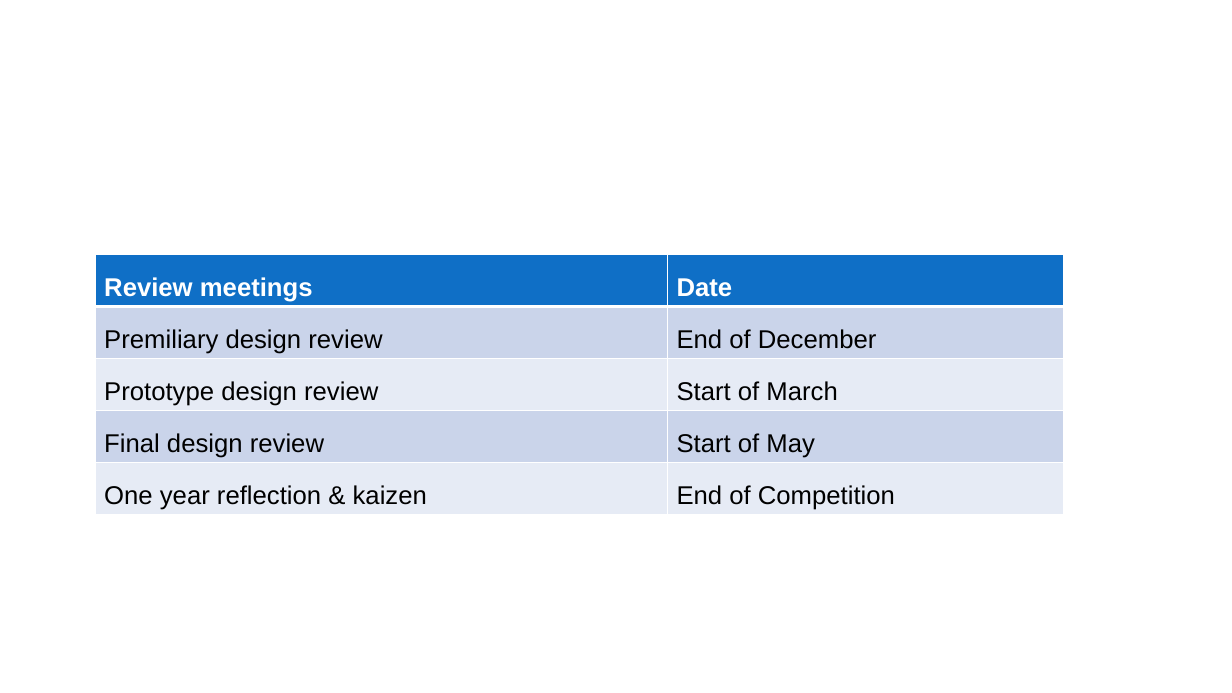
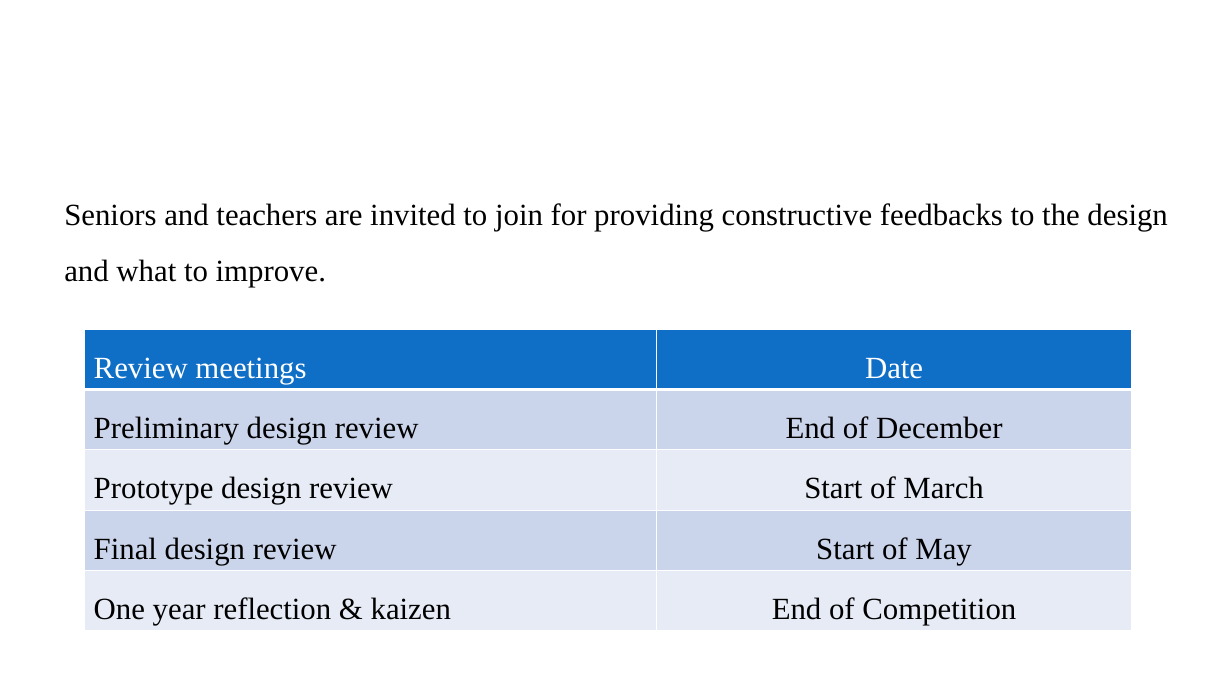
Before and after one commit to MorokotSakal/robotics-se, a slide deck: slide 16 of RoboticsTeam_SysEng_211227.pptx. Drawn at 1232x693 pixels with LibreOffice and Linux fonts; fonts in the diff are those of the drawing; background and template pictures are left out. Boxes give left, top, right and bottom in pixels: in the first picture for what was removed or moved away, otherwise in the second. Text is boxed around its words. In the diff, an @@ line names an element or a change of style, - is before the commit and + after.

Commit message:
revise the overall content, added design flow

```diff
--- a/RoboticsTeam_SysEng_211227.pptx
+++ b/RoboticsTeam_SysEng_211227.pptx
@@ text added at <box>64,203,1167,287</box>, 24 pt, text #000000 @@
+Seniors and teachers are invited to join for providing constructive feedbacks to the design and what to improve.
@@ table at <box>84,329,1131,632</box> @@
-row 2, column 1: Premiliary design review
+row 2, column 1: Preliminary design review
@@ size 20 to 24 pt, font Arial to Times New Roman in "Review meetings", "Date", "End of December", "Prototype design review" and 5 more places @@
@@ alignment left to centre @@
@@ table: place and size @@
-table at <box>95,254,1063,557</box>
+table at <box>84,329,1131,632</box>
```
Also in this commit, not shown: 14 other slides changed, 2 slides added, 1 slide removed.
